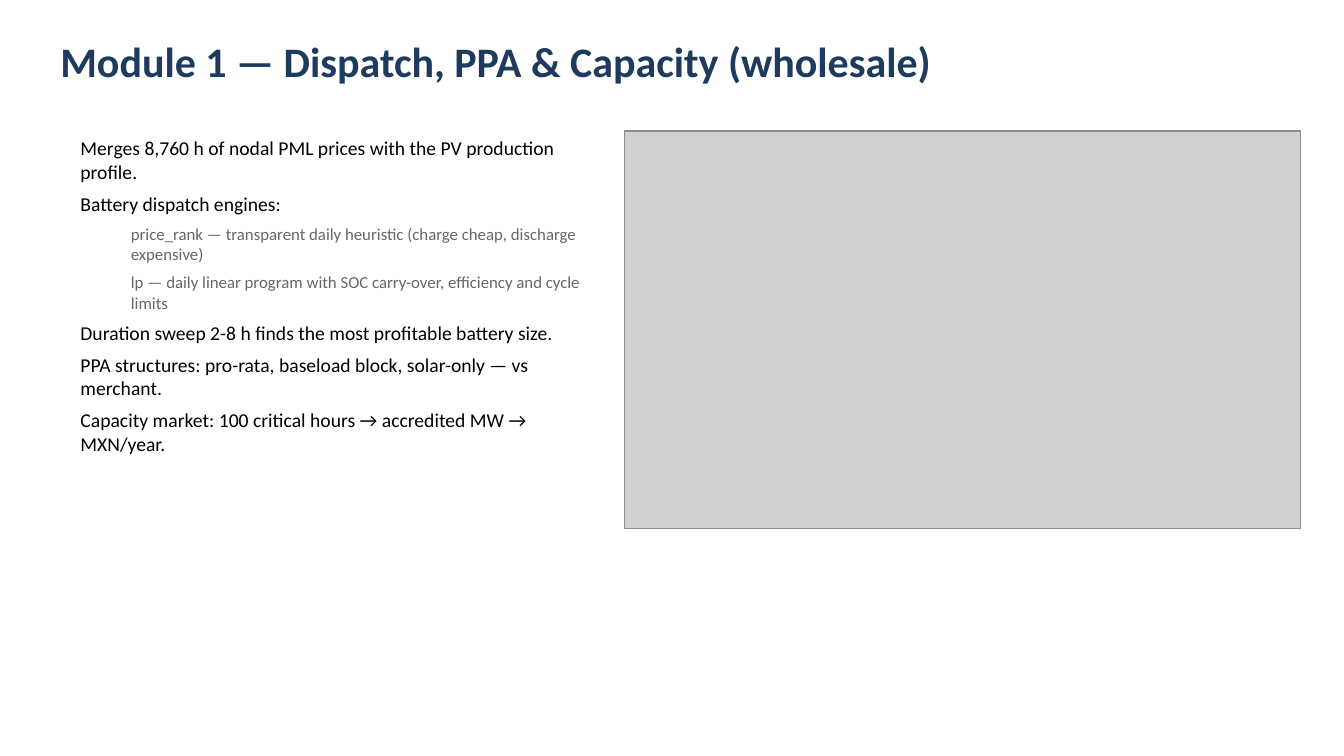
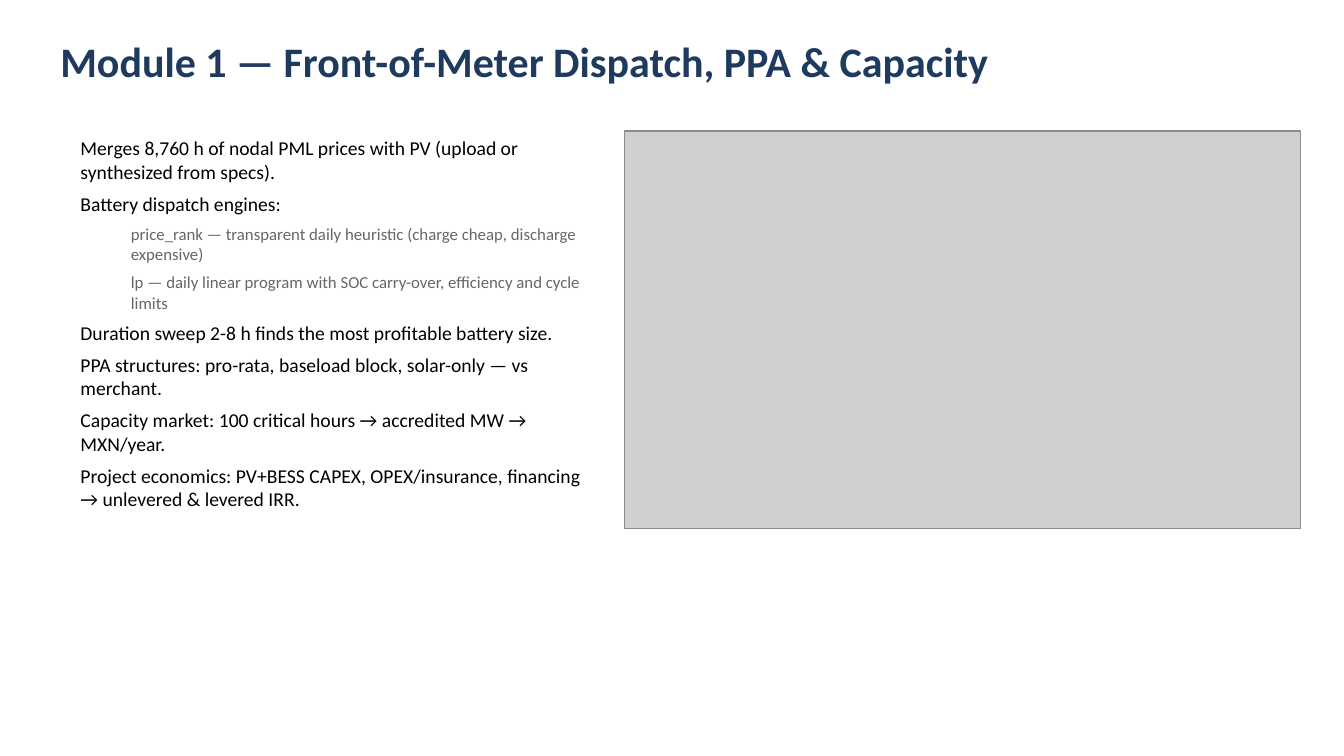
Before and after one commit to claudioalemany-max/Optimus_Mexico, a slide deck: slide 6 of docs/Optimus_Mexico_Presentation.pptx. Drawn at 1344x756 pixels with LibreOffice and Linux fonts; fonts in the diff are those of the drawing; grey boxes stand for pictures. Boxes give left, top, right and bottom in pixels: in the first picture for what was removed or moved away, otherwise in the second. Text is boxed around its words. In the diff, an @@ line names an element or a change of style, - is before the commit and + after.

```diff
--- a/docs/Optimus_Mexico_Presentation.pptx
+++ b/docs/Optimus_Mexico_Presentation.pptx
@@ text at (60,47,988,84): text changed @@
-Module 1 — Dispatch, PPA & Capacity (wholesale)
+Module 1 — Front-of-Meter Dispatch, PPA & Capacity
@@ text at (80,141,518,182): text changed @@
-Merges 8,760 h of nodal PML prices with the PV production profile.
+Merges 8,760 h of nodal PML prices with PV (upload or synthesized from specs).
@@ text at (80,469,580,506): paragraph added @@
+Project economics: PV+BESS CAPEX, OPEX/insurance, financing → unlevered & levered IRR.
```
Also in this commit, not shown: 7 other slides changed, 26 other files.
